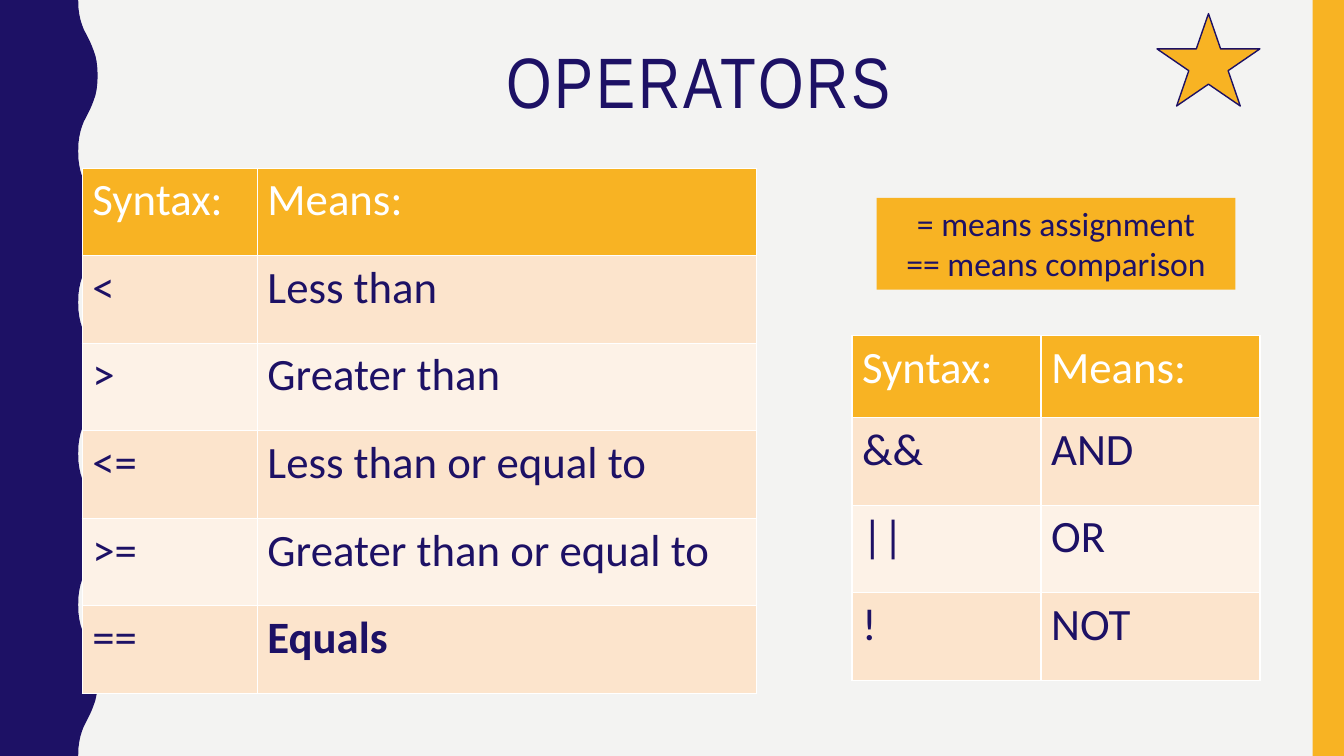
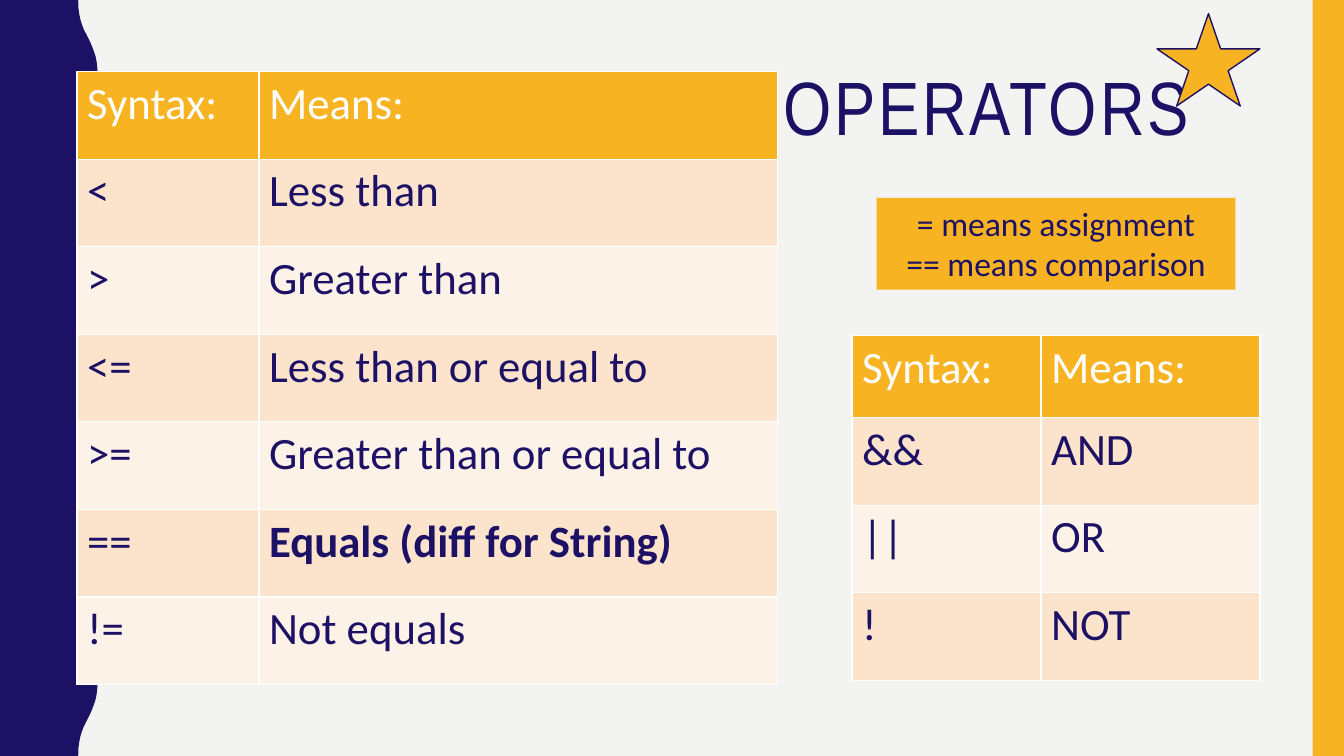
Before and after one commit to annemariecabs/it-girls-camp, a slide deck: slide 6 of slides/Conditionals.pptx (slide 5 before the commit). Drawn at 1344x756 pixels with LibreOffice and Linux fonts; fonts in the diff are those of the drawing. Boxes give left, top, right and bottom in pixels: in the first picture for what was removed or moved away, otherwise in the second. Text is boxed around its words. In the diff, an @@ line names an element or a change of style, - is before the commit and + after.

```diff
--- a/slides/Conditionals.pptx
+++ b/slides/Conditionals.pptx
@@ table at [77,72,777,685] @@
-row 6: == | Equals
+row 6: == | Equals (diff for String)
+row 7: != | Not equals
@@ table: place and size @@
-table at [83,168,757,694]
+table at [77,72,777,685]
@@ title "OPERATORS": place and size @@
-title "OPERATORS" at [507,58,891,109]
+title "OPERATORS" at [783,74,1189,136]
@@ title "OPERATORS" at [783,74,1189,136]: size 51 to 54 pt @@
```
Also in this commit, not shown: 4 other slides changed, 1 slide added, 3 other files.
